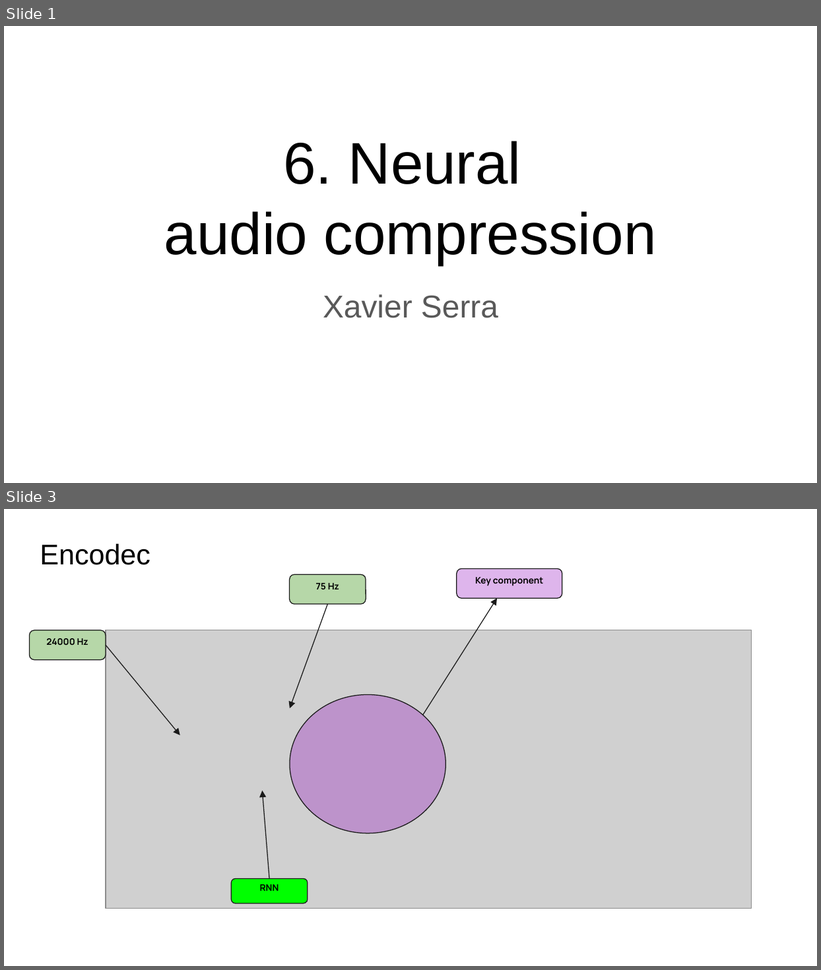
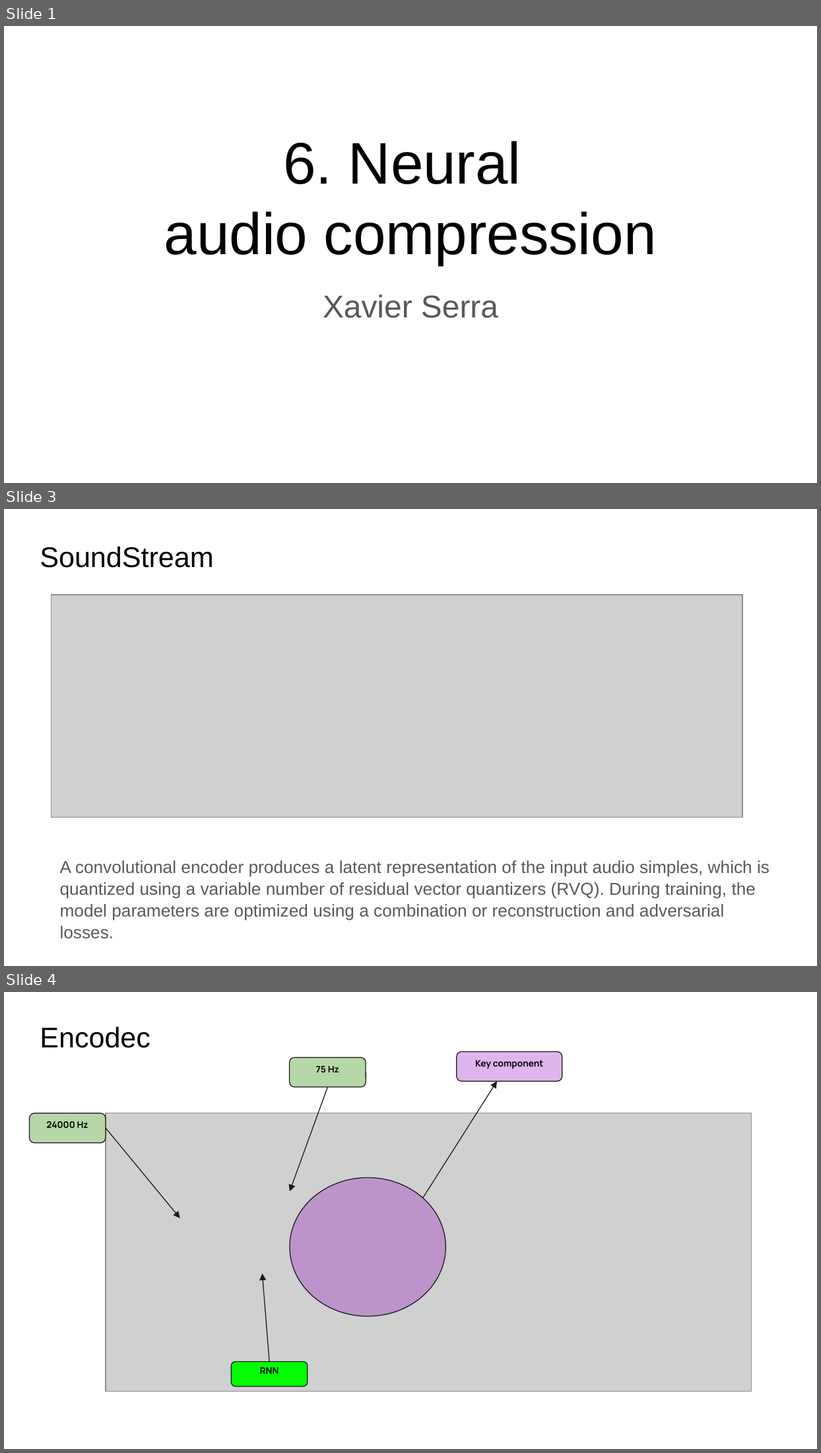
Before and after one commit to xserra/audio-coding-materials, a slide deck: lectures/6. Neural audio compression.pptx. Shown one above the other, each under a label of ours: slides 1 and 3 before the commit, slides 1, 3 and 4 after it; the slides between them are not shown. The pictures are 821x970 and 821x1453 pixels, drawn with LibreOffice and Linux fonts; fonts in the diff are those of the drawing; grey boxes stand for pictures. Boxes give left, top, right and bottom in pixels: in the first picture for what was removed or moved away, otherwise in the second. Text is boxed around its words. In the diff, an @@ line names an element or a change of style, - is before the commit and + after.

```diff
--- a/lectures/6. Neural audio compression.pptx
+++ b/lectures/6. Neural audio compression.pptx
@@ slide 3 added at [4, 509, 817, 966], background #FFFFFF @@
@@ title added at [40, 546, 214, 568], 25.2 pt, text #000000 @@
+SoundStream
@@ picture added at [51, 594, 743, 817] @@
@@ text added at [60, 861, 770, 939], 15.3 pt, text #595959 @@
+A convolutional encoder produces a latent representation of the input audio simples, which is quantized using a variable number of residual vector quantizers (RVQ). During training, the model parameters are optimized using a combination or reconstruction and adversarial losses.
@@ what was slide 3 is now slide 4 @@
```
Also in this commit, not shown: 1 slide changed.
